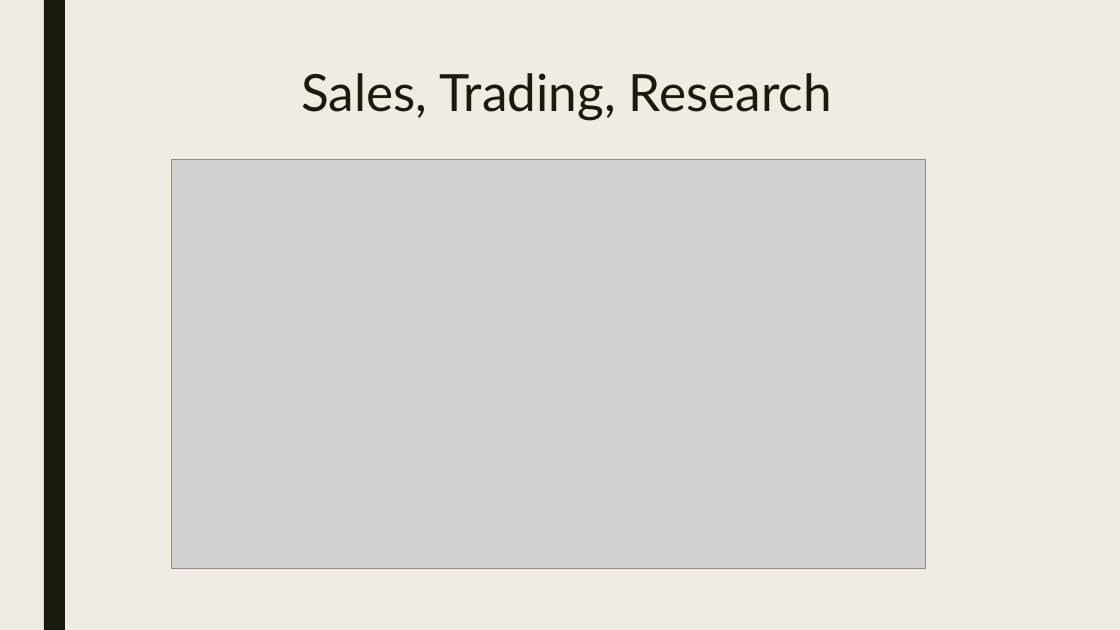
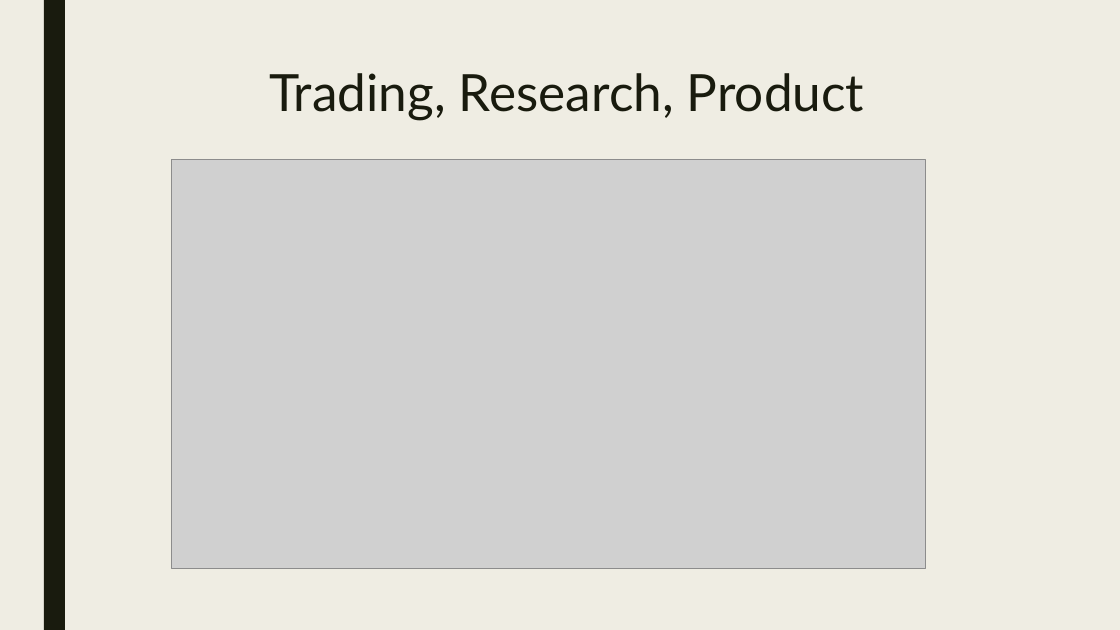
Before and after one commit to APC524/tsap, a slide deck: slide 2 of doc/presentation/pre.pptx. Drawn at 1120x630 pixels with LibreOffice and Linux fonts; fonts in the diff are those of the drawing; grey boxes stand for pictures. Boxes give left, top, right and bottom in pixels: in the first picture for what was removed or moved away, otherwise in the second. Text is boxed around its words. In the diff, an @@ line names an element or a change of style, - is before the commit and + after.

```diff
--- a/doc/presentation/pre.pptx
+++ b/doc/presentation/pre.pptx
@@ title at (x1=269, y1=73, x2=864, y2=120): text changed @@
-Sales, Trading, Research
+Trading, Research, Product
```
Also in this commit, not shown: 1 other slide changed.
